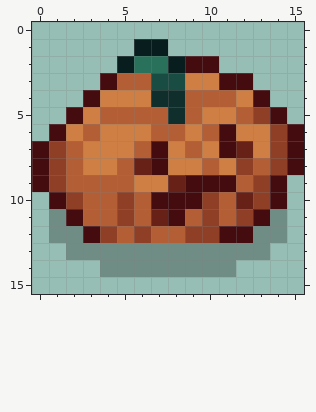
Two versions of one pixel-art sprite, public/assets/obstacles/3.png. This is how it looked before the edit.
The file is 16x16 pixels.
Now the later version:
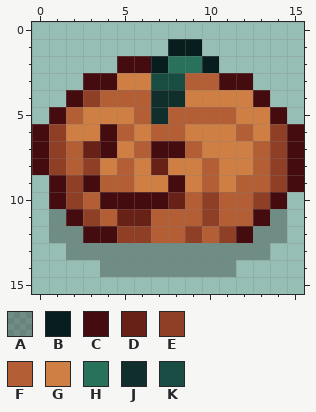
Palette (. is transparent): A #00000043  B #081d1e  C #450c10  D #672117  E #8e3f25  F #b35e34  G #cf7f43  H #29715b  J #0f2e2c  K #194c43
Diff:
y 1: x 6..9 BB.. -> ..BB
y 2: x 5..10 BHHBCC -> CCBHHB
y 3: x 3 . -> C; x 5..6 FF -> GG; x 9..10 GG -> FF
y 4: x 2..6 .CGGG -> CEFFF; x 9..11 FFF -> GGG
y 5: x 1..2 .C -> CF; x 4..5 FF -> GG; x 7..8 FJ -> JF; x 10..13 GGFE -> FFGG
y 6: x 0..1 .C -> CE; x 3..5 FGG -> GCF; x 10..12 FCG -> GGF
y 7: x 3..4 GG -> DC; x 8 G -> C; x 11..13 CDG -> GGF
y 8: x 3 G -> E; x 6..7 DC -> GD; x 12 E -> G
y 9: x 0..3 CEFF -> .CEC; x 8..11 DCCC -> CGFG; x 13..15 EC. -> FEC
y 10: x 4..6 FEF -> CCC; x 8..9 CC -> DF; x 12 D -> F
y 11: x 3 F -> E; x 5..8 EFDC -> DDFF; x 12 E -> F
y 12: x 4..5 EF -> CE; x 10..11 EC -> FE
Where, in picture pixels (left, top, right, bottom), the same in both pictures:
changed: (32, 39, 304, 243)
